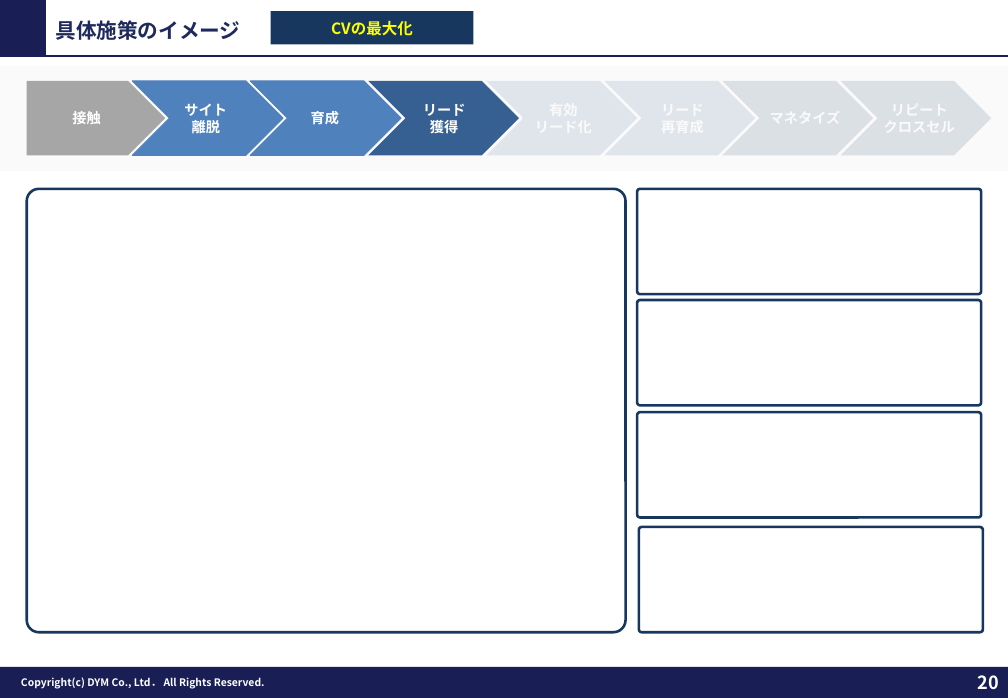
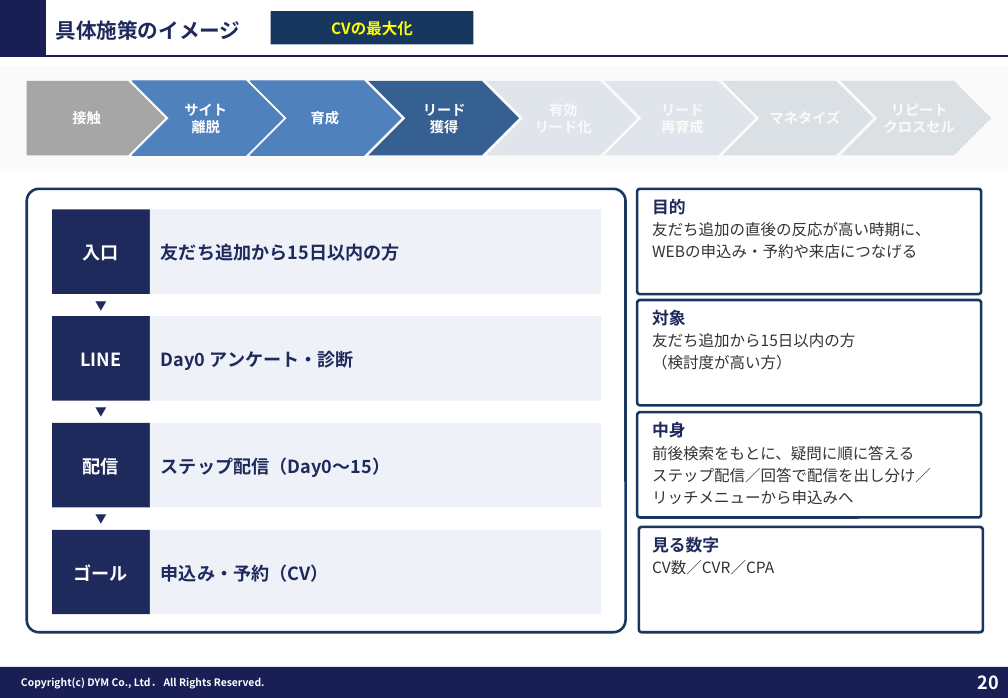
Before and after one commit to tonomura-r-dev/folder, a slide deck: slide 20 of _data/fmt/提案FMT_MAX版_20261029.pptx. Drawn at 1008x698 pixels with LibreOffice and Linux fonts; fonts in the diff are those of the drawing; background and template pictures are left out. Boxes give left, top, right and bottom in pixels: in the first picture for what was removed or moved away, otherwise in the second. Text is boxed around its words. In the diff, an @@ line names an element or a change of style, - is before the commit and + after.

```diff
--- a/_data/fmt/提案FMT_MAX版_20261029.pptx
+++ b/_data/fmt/提案FMT_MAX版_20261029.pptx
@@ rectangle added at (52,209,150,294), fill #1F2A5C, 14 pt, text #FFFFFF, bold @@
+入口
@@ rectangle added at (150,209,601,294), fill #EEF1F8, 14 pt, text #1F2A5C, bold @@
+友だち追加から15日以内の方
@@ text added at (652,199,930,259), 12 pt, text #333333 @@
+目的
+友だち追加の直後の反応が高い時期に、
+WEBの申込み・予約や来店につなげる
@@ text added at (52,293,150,317), 9 pt, text #1F2A5C @@
+▼
@@ rectangle added at (52,316,150,401), fill #1F2A5C, 14 pt, text #FFFFFF, bold @@
+LINE
@@ rectangle added at (150,316,601,401), fill #EEF1F8, 14 pt, text #1F2A5C, bold @@
+Day0 アンケート・診断
@@ text added at (652,309,855,370), 12 pt, text #333333 @@
+対象
+友だち追加から15日以内の方
+（検討度が高い方）
@@ text added at (52,399,150,423), 9 pt, text #1F2A5C @@
+▼
@@ rectangle added at (52,423,150,507), fill #1F2A5C, 14 pt, text #FFFFFF, bold @@
+配信
@@ rectangle added at (150,423,601,507), fill #EEF1F8, 14 pt, text #1F2A5C, bold @@
+ステップ配信（Day0〜15）
@@ text added at (652,421,931,504), 12 pt, text #333333 @@
+中身
+前後検索をもとに、疑問に順に答える
+ステップ配信／回答で配信を出し分け／
+リッチメニューから申込みへ
@@ text added at (52,506,150,531), 9 pt, text #1F2A5C @@
+▼
@@ rectangle added at (52,530,150,614), fill #1F2A5C, 14 pt, text #FFFFFF, bold @@
+ゴール
@@ rectangle added at (150,530,601,614), fill #EEF1F8, 14 pt, text #1F2A5C, bold @@
+申込み・予約（CV）
@@ text added at (652,536,774,574), 12 pt, text #333333 @@
+見る数字
+CV数／CVR／CPA
```
Also in this commit, not shown: 7 other slides changed, 3 other files.
